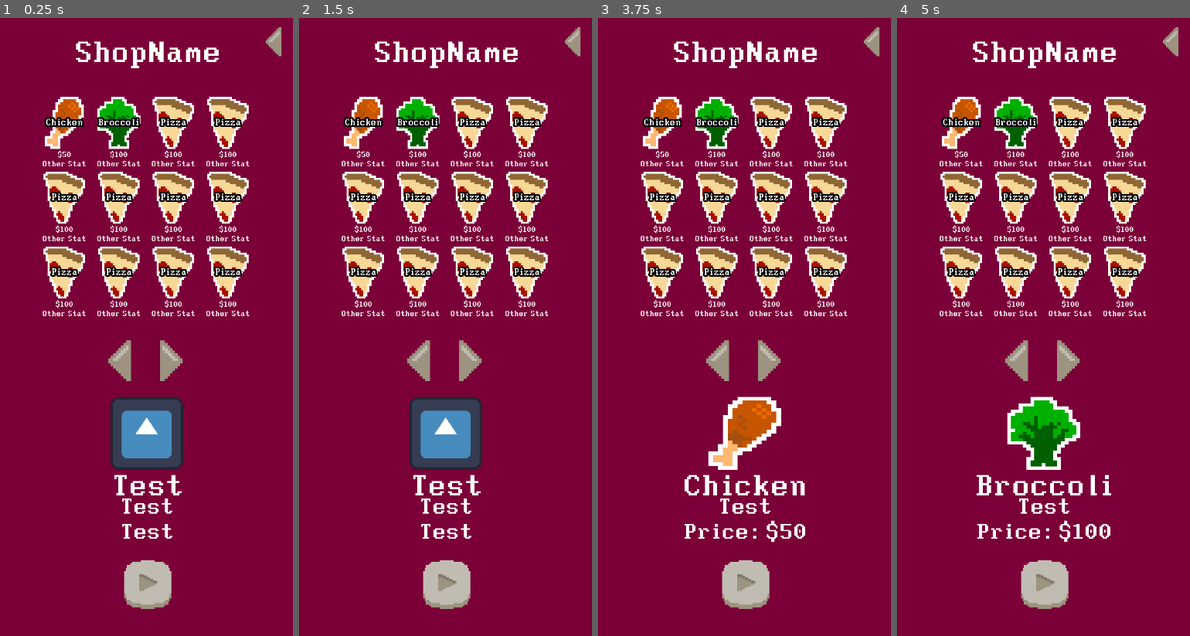
Above: before the commit, frames 1-4 (left to right).
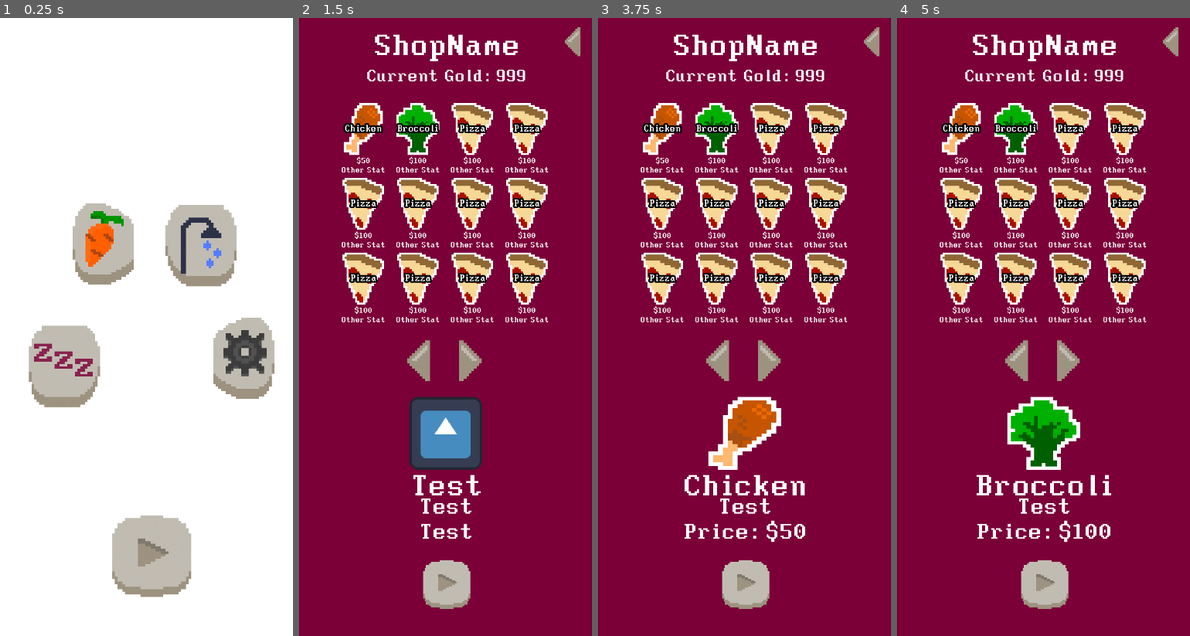
Above: after the commit, the same moments.

Repository: daniel-macias/mrduelm
Game: Godot game, scene res://Scenes/main.tscn
The game is run twice, just before and just after one commit, with the same random seed, the same clock (stepped at 60 frames per second) and the same inputs. The engine's default icon, where the game draws it, is replaced by a stand-in: a white triangle on a blue panel in a dark square.
Inputs (mouse positions are in pixels of both pictures, inside the frame that each line leads up to):
- Up to frame 1 (0.25 s): no input
- Up to frame 2 (1.5 s): click (401, 246) at 0.5 s; click (363, 364) at 1.25 s
- Up to frame 3 (3.75 s): click (800, 246) at 2 s; click (841, 357) at 2.75 s; click "Chicken" at 3.5 s
- Up to frame 4 (5 s): click "Broccoli" at 4.25 s

The runs differ from the first frame. In frame 1, 96% of the frame differs, in the area x 0-100%, y 0-100%; in frame 2, 13%; in frame 3, 13%; in frame 4, 13%.

Commit message:
now player can buy and adds automatically to inventory

Diff:
--- a/Scenes/main.tscn
+++ b/Scenes/main.tscn
@@ -556,6 +556,7 @@
 stretch_mode = 5
 
 [node name="ShopTemplate" type="Control" parent="Outside"]
+visible = false
 layout_mode = 3
 anchors_preset = 15
 anchor_right = 1.0
@@ -578,7 +579,7 @@
 anchors_preset = 15
 anchor_right = 1.0
 anchor_bottom = 1.0
-offset_top = 194.0
+offset_top = 209.0
 grow_horizontal = 2
 grow_vertical = 2
 
@@ -671,14 +672,29 @@
 anchor_left = 0.5
 anchor_right = 0.5
 offset_left = -210.0
-offset_top = 48.0
+offset_top = 31.0
 offset_right = 215.0
-offset_bottom = 158.0
+offset_bottom = 141.0
 grow_horizontal = 2
 theme_override_fonts/font = ExtResource("33_syv31")
 theme_override_font_sizes/font_size = 80
 text = "ShopName
 "
+horizontal_alignment = 1
+
+[node name="CurrentGold" type="Label" parent="Outside/ShopTemplate"]
+layout_mode = 1
+anchors_preset = 5
+anchor_left = 0.5
+anchor_right = 0.5
+offset_left = -210.0
+offset_top = 122.0
+offset_right = 215.0
+offset_bottom = 232.0
+grow_horizontal = 2
+theme_override_fonts/font = ExtResource("33_syv31")
+theme_override_font_sizes/font_size = 45
+text = "Current Gold: 999"
 horizontal_alignment = 1
 
 [node name="BuyBtn" type="TextureButton" parent="Outside/ShopTemplate"]
--- a/Scripts/Main.gd
+++ b/Scripts/Main.gd
@@ -40,7 +40,7 @@
 
 func _ready():
 	#Debug buttons
-	print("RUNIN")
+
 	debug_add_food_btn.connect("pressed", Callable(self, "_on_debug_add_food_btn"))
 	debug_add_energy_btn.connect("pressed", Callable(self, "_on_debug_add_energy_btn"))
 	debug_add_fun_btn.connect("pressed", Callable(self, "_on_debug_add_fun_btn"))
--- a/Scripts/UIManagers/ShopTemplate.gd
+++ b/Scripts/UIManagers/ShopTemplate.gd
@@ -7,44 +7,52 @@
 @onready var shop_template: Control = $"."
 @onready var inventory_container: Control = $InventoryContainer/List
 @onready var item_template: Control = $InventoryContainer/List/ItemTemplate
+@onready var current_gold: Label = $CurrentGold
 
-#Currently Selected Stuff
+# Currently Selected Stuff
 @onready var selected_price_label: Label = $CurretlySelected/SelectedPrice
 @onready var selected_thumbnail: TextureRect = $CurretlySelected
-@onready var selected_name : Label = $CurretlySelected/SelectedName
+@onready var selected_name: Label = $CurretlySelected/SelectedName
 
 @onready var buy_button: TextureButton = $BuyBtn
 @onready var left_button: TextureButton = $BrowserButtons/Left
 @onready var right_button: TextureButton = $BrowserButtons/Right
 
-#Shop types buttons
+# Shop types buttons
 @onready var food_shop_btn: TextureButton = $"../OutsideMenu/FoodShopBtn"
 @onready var furniture_shop_btn: TextureButton = $"../OutsideMenu/FurnitureShopBtn"
 @onready var doctor_shop_btn: TextureButton = $"../OutsideMenu/DoctorBtn"
 @onready var body_shop_btn: TextureButton = $"../OutsideMenu/BodyShopBtn"
 
-var selected_item: Dictionary = {}
+var selected_item_key: String = ""  # Store the key of the selected item
+var selected_item_details: Dictionary = {}  # Store the details of the selected item
 var current_page: int = 0
 var items_per_page: int = 12
 var all_items: Array = []
 
 func _ready() -> void:
-	# Hide the template initially, this is for debuging
-	_on_shop_load("food")
+	# Hide the template initially, this is for debugging
+	#_on_shop_load("food")
 
-	back_button.connect("pressed",Callable(self,"_on_back_button_pressed"))
+	back_button.connect("pressed", Callable(self, "_on_back_button_pressed"))
 
-	left_button.connect("pressed",Callable(self,"_on_left_button_pressed"))
-	right_button.connect("pressed",Callable(self,"_on_right_button_pressed"))
+	left_button.connect("pressed", Callable(self, "_on_left_button_pressed"))
+	right_button.connect("pressed", Callable(self, "_on_right_button_pressed"))
 
-	#Make the outside buttons connect to the correct shop
-	food_shop_btn.connect("pressed",Callable(self,"_on_shop_load").bind("food"))
-	furniture_shop_btn.connect("pressed",Callable(self,"_on_shop_load").bind("furniture"))
-	doctor_shop_btn.connect("pressed",Callable(self,"_on_shop_load").bind("doctor"))
-	body_shop_btn.connect("pressed",Callable(self,"_on_shop_load").bind("body"))
+	# Make the outside buttons connect to the correct shop
+	food_shop_btn.connect("pressed", Callable(self, "_on_shop_load").bind("food"))
+	furniture_shop_btn.connect("pressed", Callable(self, "_on_shop_load").bind("furniture"))
+	doctor_shop_btn.connect("pressed", Callable(self, "_on_shop_load").bind("doctor"))
+	body_shop_btn.connect("pressed", Callable(self, "_on_shop_load").bind("body_parts"))
+
+	# Connect the BuyBtn signal
+	buy_button.connect("pressed", Callable(self, "_on_buy_button_pressed"))
+	buy_button.disabled = true  # Disable BuyBtn initially
 
 func _on_shop_load(shop_type_selected: String):
 	shop_type = shop_type_selected
+	print("OPENED ", shop_type_selected, " SHOP")
+	shop_template.visible = true
 	item_template.visible = false
 	load_items()
 	update_buttons()
@@ -52,8 +60,8 @@
 func load_items() -> void:
 	all_items.clear()
 	var items = Catalog.get(shop_type + "_catalog") if shop_type + "_catalog" in Catalog else {}
-	for item_name in items.keys():
-		all_items.append(item_name)
+	for item_key in items.keys():
+		all_items.append(item_key)  # Store the keys, not the details
 	display_page(current_page)
 
 func display_page(page: int) -> void:
@@ -68,8 +76,8 @@
 
 	# Populate the page with items
 	for i in range(start_index, end_index):
-		var item_name = all_items[i]
-		var item_details = Catalog.get(shop_type + "_catalog")[item_name]
+		var item_key = all_items[i]  # Use the key directly
+		var item_details = Catalog.get(shop_type + "_catalog")[item_key]
 
 		# Duplicate the template and populate it
 		var new_item = item_template.duplicate()
@@ -81,7 +89,7 @@
 
 		# Connect the item's button signal to update the "Currently Selected" section
 		var item_button = new_item  # Assuming the entire item is clickable
-		item_button.get_node("ItemPicture").connect("pressed", Callable(self, "_on_item_selected").bind(item_name))
+		item_button.get_node("ItemPicture").connect("pressed", Callable(self, "_on_item_selected").bind(item_key))
 
 		# Add the new item to the container
 		inventory_container.add_child(new_item)
@@ -92,20 +100,34 @@
 	left_button.disabled = current_page == 0
 	right_button.disabled = (current_page + 1) * items_per_page >= all_items.size()
 
-func _on_item_selected(item_name: String) -> void:
-	selected_item = Catalog.get(shop_type + "_catalog")[item_name]
+func _on_item_selected(item_key: String) -> void:
+	selected_item_key = item_key  # Store the key of the selected item
+	selected_item_details = Catalog.get(shop_type + "_catalog")[item_key]  # Store the details
 
 	# Update the "Currently Selected" UI
-	selected_price_label.text = "Price: $" + str(selected_item["cost"])
-	selected_thumbnail.texture = load(selected_item["thumbnail"])
-	selected_name.text = selected_item["name"]
+	selected_price_label.text = "Price: $" + str(selected_item_details["cost"])
+	selected_thumbnail.texture = load(selected_item_details["thumbnail"])
+	selected_name.text = selected_item_details["name"]
+
+	# Enable BuyBtn if the player can afford the item
+	buy_button.disabled = !GameManager.can_afford(selected_item_details["cost"])
 
 func _on_buy_button_pressed() -> void:
-	if selected_item:
-		print("Bought:", selected_item["name"])
-		selected_item = {}
-		selected_price_label.text = "Price: $0"
-		buy_button.disabled = true
+	if selected_item_key:
+		# Deduct money and add the item to the inventory
+		if GameManager.buy_item(shop_type, selected_item_key):  # Use the key here
+			print("Successfully bought:", selected_item_details["name"])
+			# Update the UI
+			current_gold.text = "Gold: $" + str(GameManager.player_money)
+			selected_item_key = ""
+			selected_item_details = {}
+			selected_price_label.text = "Price: $0"
+			selected_thumbnail.texture = null
+			selected_name.text = ""
+			buy_button.disabled = true
+			print(GameManager.inventory)
+		else:
+			print("Failed to buy:", selected_item_details["name"])
 
 func _on_left_button_pressed() -> void:
 	if current_page > 0:
@@ -117,7 +139,6 @@
 		current_page += 1
 		display_page(current_page)
 
-
 func _on_back_button_pressed() -> void:
 	outside_menu.visible = true
 	shop_template.visible = false
